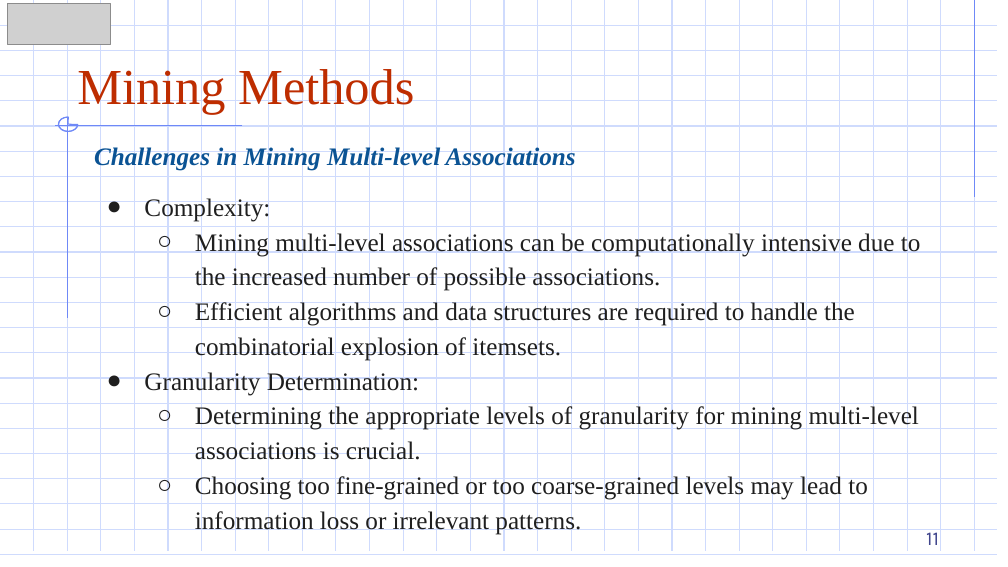
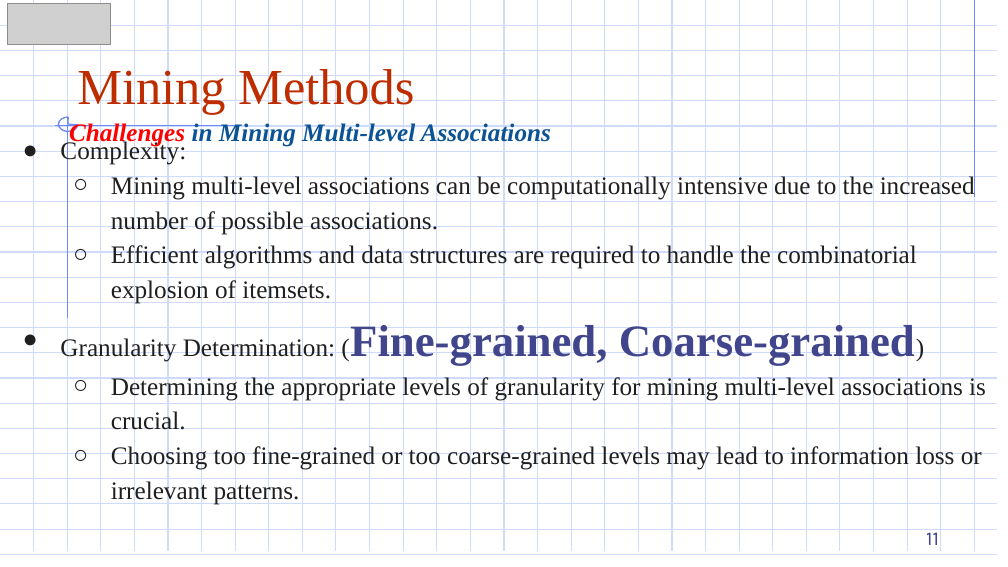
Before and after one commit to DazielNguyen/DBM302m, a slide deck: slide 11 of slides/Chapter 03/3.8 Mining Methods.pptx. Drawn at 1008x567 pixels with LibreOffice and Linux fonts; fonts in the diff are those of the drawing; grey boxes stand for pictures. Boxes give left, top, right and bottom in pixels: in the first picture for what was removed or moved away, otherwise in the second. Text is boxed around its words. In the diff, an @@ line names an element or a change of style, - is before the commit and + after.

```diff
--- a/slides/Chapter 03/3.8 Mining Methods.pptx
+++ b/slides/Chapter 03/3.8 Mining Methods.pptx
@@ text "Challenges in Mining Multi-level Associations": place and size @@
-text "Challenges in Mining Multi-level Associations" at [94,145,576,171]
+text "Challenges in Mining Multi-level Associations" at [69,121,551,147]
@@ text "Challenges in Mining Multi-level Associations" at [69,121,551,147]: text colour #0B5394 to #FF0000 in "Challenges" @@
@@ text "Complexity:": place and size @@
-text "Complexity:" at [144,196,921,535]
+text "Complexity:" at [60,139,986,505]
@@ text at [350,322,915,366]: text changed @@
-● Granularity Determination:
+● Granularity Determination: (Fine-grained, Coarse-grained)
```
Also in this commit, not shown: 5 other slides changed, 7 other files.
